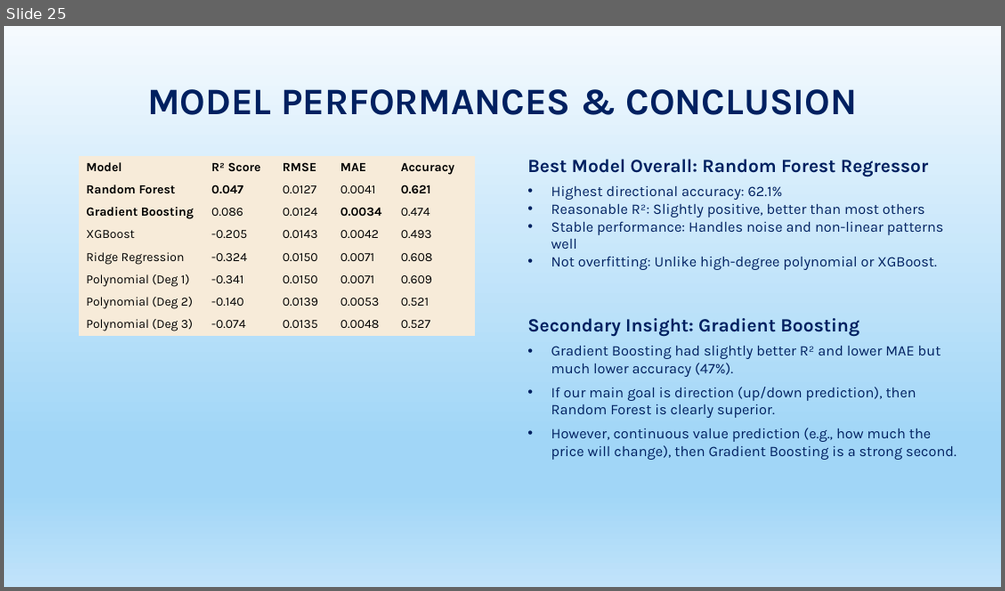
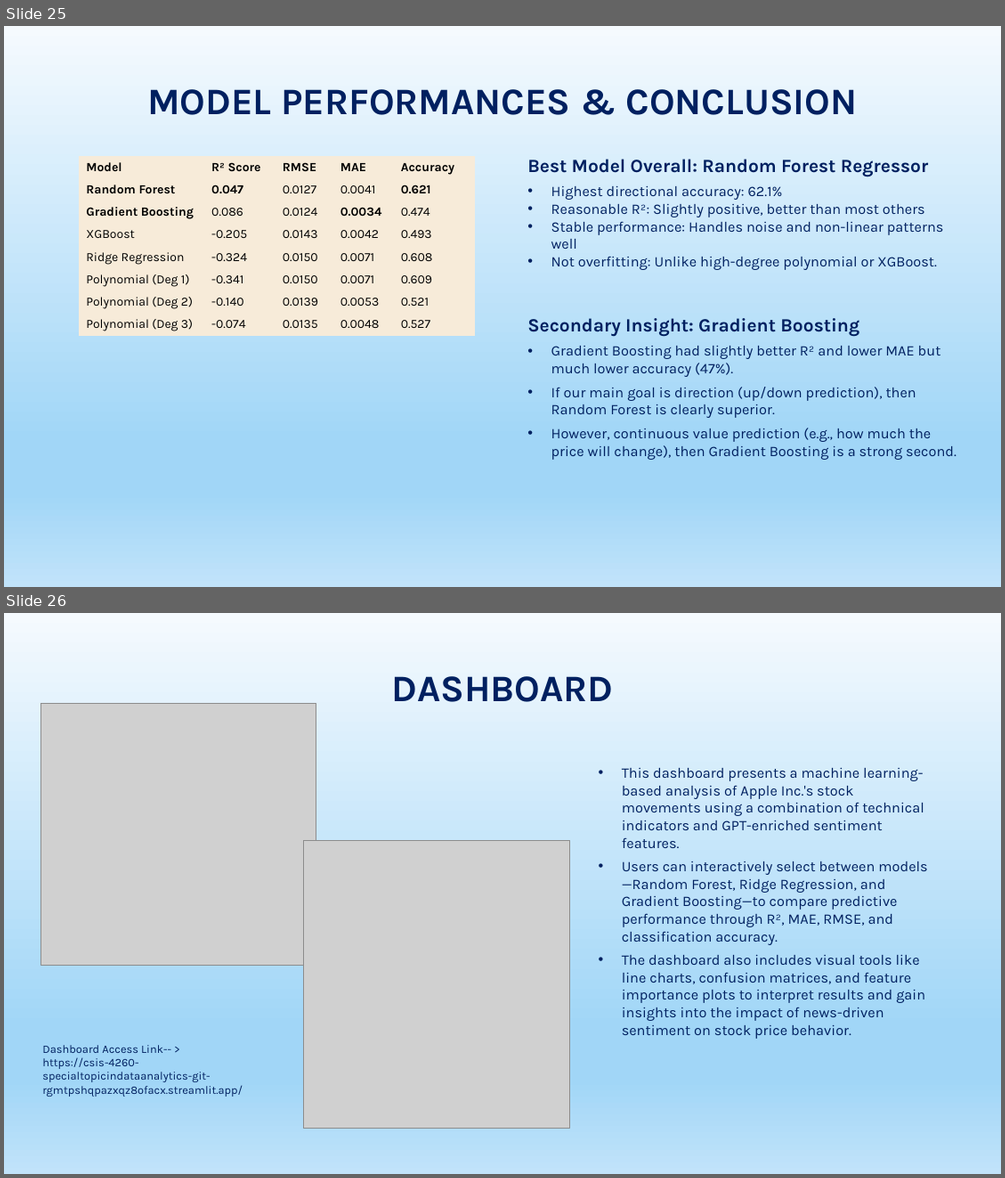
Before and after one commit to PhyoThor/CSIS-4260-Special_Topic_In_Data_Analytics-, a slide deck: Project/CSIS-4260 _Special_Topic_Apple_stocks_prediction.pptx. Shown one above the other, each under a label of ours: slide 25 before the commit, slides 25 and 26 after it. The pictures are 1005x591 and 1005x1178 pixels, drawn with LibreOffice and Linux fonts; fonts in the diff are those of the drawing; grey boxes stand for pictures; background and template pictures are left out. Boxes give left, top, right and bottom in pixels: in the first picture for what was removed or moved away, otherwise in the second. Text is boxed around its words. In the diff, an @@ line names an element or a change of style, - is before the commit and + after.

```diff
--- a/Project/CSIS-4260 _Special_Topic_Apple_stocks_prediction.pptx
+++ b/Project/CSIS-4260 _Special_Topic_Apple_stocks_prediction.pptx
@@ slide 26 added at <box>4,613,1001,1174</box>, background picture (left out) @@
@@ title added at <box>391,676,613,702</box>, 36 pt, text #002060, bold @@
+DASHBOARD
@@ picture added at <box>40,703,316,965</box> @@
@@ text added at <box>622,768,927,1038</box>, 14 pt, text #002060 @@
+• This dashboard presents a machine learning-based analysis of Apple Inc.'s stock movements using a combination of technical indicators and GPT-enriched sentiment features.
+• Users can interactively select between models—Random Forest, Ridge Regression, and Gradient Boosting—to compare predictive performance through R², MAE, RMSE, and classification accuracy.
+• The dashboard also includes visual tools like line charts, confusion matrices, and feature importance plots to interpret results and gain insights into the impact of news-driven sentiment on stock price behavior.
@@ picture added at <box>303,840,569,1128</box> @@
@@ text added at <box>42,1045,243,1096</box>, 11 pt, text #002060 @@
+Dashboard Access Link-- >
+https://csis-4260-specialtopicindataanalytics-git-rgmtpshqpazxqz8ofacx.streamlit.app/
```
Also in this commit, not shown: 1 slide changed, 4 other slides added, 1 other file.
